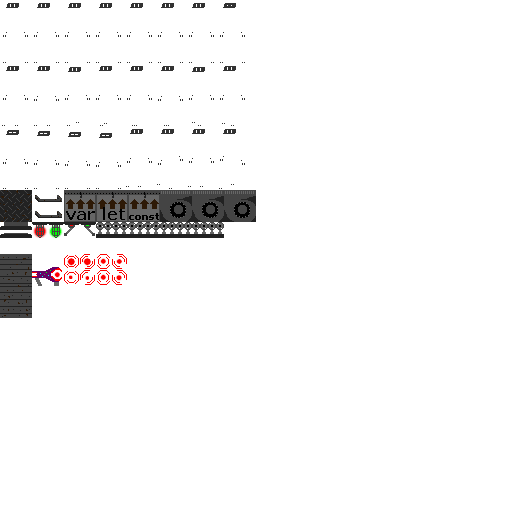
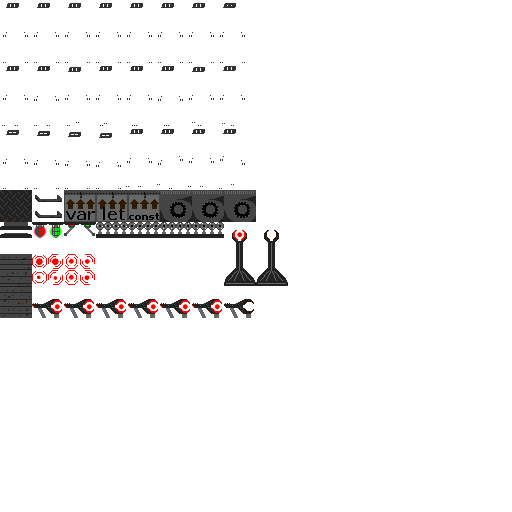
The second 512 × 512 image is a revision of the first. Changes to its layers:
painted on "Background" over [left=32, top=230, right=288, bottom=318]
